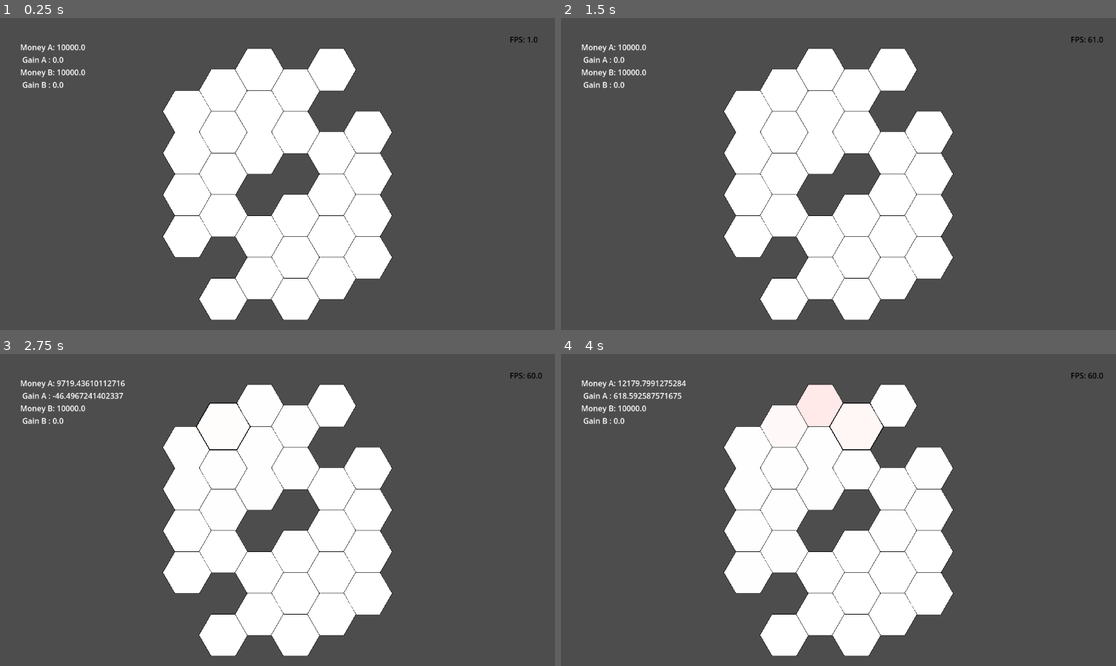
Above: before the commit, frames 1-4 (two rows, left to right).
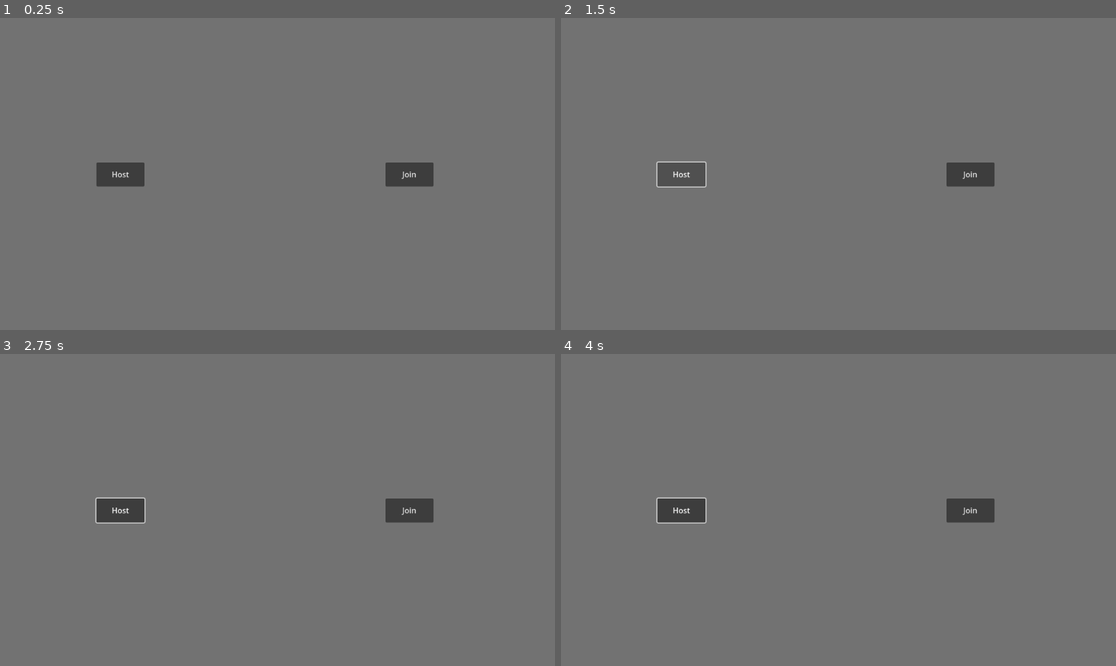
Above: after the commit, the same moments.

Repository: Master-MSE/PA-Puff
Game: Godot game, scene res://GAME/Scenes/Main/main.tscn
The game is run twice, just before and just after one commit, with the same random seed, the same clock (stepped at 60 frames per second) and the same inputs.
Inputs (mouse positions are in pixels of both pictures, inside the frame that each line leads up to):
- Up to frame 1 (0.25 s): no input
- Up to frame 2 (1.5 s): click (971, 174) at 0.5 s, where only the run after the commit has a clickable "Join"; click (683, 174) at 1.25 s, where only the run after the commit has a clickable "Host"
- Up to frame 3 (2.75 s): move the mouse to (222, 425) at 2.02 s; click (222, 425) at 2.17 s
- Up to frame 4 (4 s): move the mouse to (821, 407) at 2.77 s; click (821, 407) at 2.92 s; move the mouse to (855, 425) at 3.52 s; click (855, 425) at 3.67 s

The runs differ from the first frame. In frame 1, 98% of the frame differs, in the area x 0-100%, y 0-100%; in frame 2, 98%; in frame 3, 98%; in frame 4, 98%.

Commit message:
First implementation of multi

Diff:
--- a/pa-puff-game/GAME/Scenes/Main/main.tscn
+++ b/pa-puff-game/GAME/Scenes/Main/main.tscn
@@ -1,16 +1,15 @@
 [gd_scene load_steps=5 format=3 uid="uid://bqn04lelfcapw"]
 
 [ext_resource type="Script" uid="uid://caborm26f4c2l" path="res://GAME/Scripts/Gameplay/main/main.gd" id="1_40uvt"]
-[ext_resource type="PackedScene" uid="uid://c51qevheo5fcu" path="res://GAME/Scenes/Map/board.tscn" id="2_40uvt"]
 [ext_resource type="Script" uid="uid://drv08ddvvxsj3" path="res://GAME/Scripts/Utility/fps.gd" id="3_adpu7"]
 [ext_resource type="PackedScene" uid="uid://dtyf63w0ot123" path="res://GAME/Scenes/Multiplayer/player.tscn" id="4_g718x"]
+[ext_resource type="PackedScene" uid="uid://b7hdleshw3brn" path="res://GAME/Scenes/Multiplayer/connection.tscn" id="5_6xawj"]
 
 [node name="Main" type="Node2D"]
 script = ExtResource("1_40uvt")
 
 [node name="Camera2D" type="Camera2D" parent="."]
-
-[node name="Board" parent="." instance=ExtResource("2_40uvt")]
+anchor_mode = 0
 
 [node name="Fps" type="Label" parent="."]
 offset_left = 482.0
@@ -23,3 +22,6 @@
 [node name="Player1" parent="." instance=ExtResource("4_g718x")]
 
 [node name="Player2" parent="." instance=ExtResource("4_g718x")]
+
+[node name="Connection" parent="." instance=ExtResource("5_6xawj")]
+top_level = true
--- /dev/null
+++ b/pa-puff-game/GAME/Scenes/Map/host_board.tscn
@@ -0,0 +1,18 @@
+[gd_scene load_steps=2 format=3 uid="uid://blr8ut1q7fctb"]
+
+[ext_resource type="Script" uid="uid://dg2iydkdgsjwp" path="res://GAME/Scripts/Gameplay/map/board.gd" id="1_tnuyt"]
+
+[node name="Board" type="Node2D"]
+script = ExtResource("1_tnuyt")
+
+[node name="Timer" type="Timer" parent="."]
+wait_time = 0.1
+autostart = true
+
+[node name="Money" type="Label" parent="."]
+offset_left = -534.0
+offset_top = -275.0
+offset_right = -494.0
+offset_bottom = -252.0
+
+[connection signal="timeout" from="Timer" to="." method="_on_timer_timeout"]
--- a/pa-puff-game/GAME/Scenes/Map/board.tscn
+++ b/pa-puff-game/GAME/Scenes/Map/join_board.tscn
@@ -5,14 +5,8 @@
 [node name="Board" type="Node2D"]
 script = ExtResource("1_j8ftq")
 
-[node name="Timer" type="Timer" parent="."]
-wait_time = 0.1
-autostart = true
-
 [node name="Money" type="Label" parent="."]
 offset_left = -534.0
 offset_top = -275.0
 offset_right = -494.0
 offset_bottom = -252.0
-
-[connection signal="timeout" from="Timer" to="." method="_on_timer_timeout"]
--- /dev/null
+++ b/pa-puff-game/GAME/Scenes/Multiplayer/connection.tscn
@@ -0,0 +1,46 @@
+[gd_scene load_steps=4 format=3 uid="uid://b7hdleshw3brn"]
+
+[ext_resource type="Script" uid="uid://cpsdalkxgvmgx" path="res://GAME/Scripts/Utility/connection.gd" id="1_tol2y"]
+[ext_resource type="PackedScene" uid="uid://blr8ut1q7fctb" path="res://GAME/Scenes/Map/host_board.tscn" id="2_m458i"]
+[ext_resource type="PackedScene" uid="uid://c51qevheo5fcu" path="res://GAME/Scenes/Map/join_board.tscn" id="3_olk71"]
+
+[node name="Connection" type="Control"]
+layout_mode = 3
+anchors_preset = 15
+anchor_right = 1.0
+anchor_bottom = 1.0
+grow_horizontal = 2
+grow_vertical = 2
+script = ExtResource("1_tol2y")
+host_field_scene = ExtResource("2_m458i")
+join_field_scene = ExtResource("3_olk71")
+
+[node name="ColorRect" type="ColorRect" parent="."]
+layout_mode = 1
+anchors_preset = 15
+anchor_right = 1.0
+anchor_bottom = 1.0
+grow_horizontal = 2
+grow_vertical = 2
+color = Color(0.446777, 0.446777, 0.446777, 1)
+
+[node name="Join" type="Button" parent="."]
+custom_minimum_size = Vector2(100, 50)
+layout_mode = 0
+offset_left = 800.0
+offset_top = 300.0
+offset_right = 900.0
+offset_bottom = 350.0
+text = "Join"
+
+[node name="Host" type="Button" parent="."]
+custom_minimum_size = Vector2(100, 50)
+layout_mode = 0
+offset_left = 200.0
+offset_top = 300.0
+offset_right = 300.0
+offset_bottom = 350.0
+text = "Host"
+
+[connection signal="pressed" from="Join" to="." method="_on_join_pressed"]
+[connection signal="pressed" from="Host" to="." method="_on_host_pressed"]
--- a/pa-puff-game/GAME/Scripts/Gameplay/main/main.gd
+++ b/pa-puff-game/GAME/Scripts/Gameplay/main/main.gd
@@ -1,7 +1,10 @@
 extends Node2D
-@onready var board  : Node2D = $Board
+#@onready var board  : Node2D = $Board
 @onready var player1  : Node2D = $Player1
 @onready var player2  : Node2D = $Player2
 
 func _ready():
+	pass
+
+func set_player(board: Node2D):
 	board.set_player(player1,player2)
--- a/pa-puff-game/GAME/Scripts/Gameplay/map/board.gd
+++ b/pa-puff-game/GAME/Scripts/Gameplay/map/board.gd
@@ -4,7 +4,6 @@
 
 const HEX_SCENE = preload("res://GAME/Scenes/Map/hexagon.tscn")
 const HEX_SIZE = 50
-
 
 const TAB_CONECTION={
 	0:[1,4,5,6],
@@ -52,7 +51,8 @@
 
 	var grid_width = (cols - 1) * x_offset
 	var grid_height = (rows - 1) * y_offset
-	var center_offset = Vector2(-grid_width / 2, -grid_height / 2)
+	#var center_offset = Vector2(-grid_width / 2, -grid_height / 2)
+	var center_offset = Vector2(grid_width,100)
 
 	var n_del=0
 	for y in range(rows):
@@ -78,6 +78,7 @@
 	update_infuence()
 	calcul_money()
 	show_money()
+
 func update_infuence()-> void:
 	for i in TAB_CONECTION:
 		var inf_a = 0
@@ -126,6 +127,7 @@
 	self.player1=player1
 	self.player2=player2
 
+
 func calcul_money()->void:
 
 	for hexagon in array_hex:
--- a/pa-puff-game/GAME/Scripts/Gameplay/map/hexagon.gd
+++ b/pa-puff-game/GAME/Scripts/Gameplay/map/hexagon.gd
@@ -47,10 +47,20 @@
 	inf_A=0.0
 
 func on_left_click():
-	self.usineA+=1
+	#self.usineA+=1
+	rpc("add_usineA",INDEX)
+func on_right_click():
+	#self.usineB+=1
+	rpc("add_usineB",INDEX)
 
-func on_right_click():
-	self.usineB+=1
+@rpc("any_peer")
+func add_usineA(index):
+	if index==INDEX:
+		self.usineA+=1
+@rpc("any_peer")
+func add_usineB(index):
+	if index==INDEX:
+		self.usineB+=1
 
 
 func _on_input_event(viewport: Node, event: InputEvent, shape_idx: int) -> void:
@@ -97,6 +107,7 @@
 		points.append(Vector2(x, y))
 	texture_border.polygon=points
 
+
 func get_infuence_A()->float:
 	return inf_A
 func get_infuence_B()->float:
--- /dev/null
+++ b/pa-puff-game/GAME/Scripts/Utility/connection.gd
@@ -0,0 +1,63 @@
+extends Control
+
+@onready var ip_input = $IPLineEdit
+@onready var host_button = $Host
+@onready var join_button = $Join
+
+@export var host_field_scene : PackedScene
+@export var join_field_scene : PackedScene
+
+signal player_connected(peer_id, player_info)
+signal player_disconnected(peer_id)
+signal server_disconnected
+
+const PORT = 7000
+const DEFAULT_SERVER_IP = "localhost" # IPv4 localhost
+const MAX_CONNECTIONS = 2
+
+
+var players = {}
+var players_loaded = 0
+var player_info = {"name": "Name"}
+
+func _ready():
+	pass
+
+
+func _on_join_pressed() -> void:
+	join_game()
+
+func _on_host_pressed() -> void:
+	create_game()
+
+func join_game(address = ""):
+	if address.is_empty():
+		address = DEFAULT_SERVER_IP
+	var peer = ENetMultiplayerPeer.new()
+	var error = peer.create_client(address, PORT)
+	if error:
+		return error
+	multiplayer.multiplayer_peer = peer
+	var game_scene = join_field_scene.instantiate()
+	get_parent().add_child(game_scene)
+	get_parent().set_player(game_scene)
+	self.visible = false
+
+
+
+func create_game():
+	var peer = ENetMultiplayerPeer.new()
+	var error = peer.create_server(PORT, MAX_CONNECTIONS)
+	if error:
+		return error
+	multiplayer.multiplayer_peer = peer
+	var game_scene = host_field_scene.instantiate()
+	get_parent().add_child(game_scene)
+	get_parent().set_player(game_scene)
+	self.visible = false
+	multiplayer.peer_connected.connect(_on_peer_connected)
+	players[1] = player_info
+	player_connected.emit(1, player_info)
+
+func _on_peer_connected(peer_id):
+	print("Peer connected")
